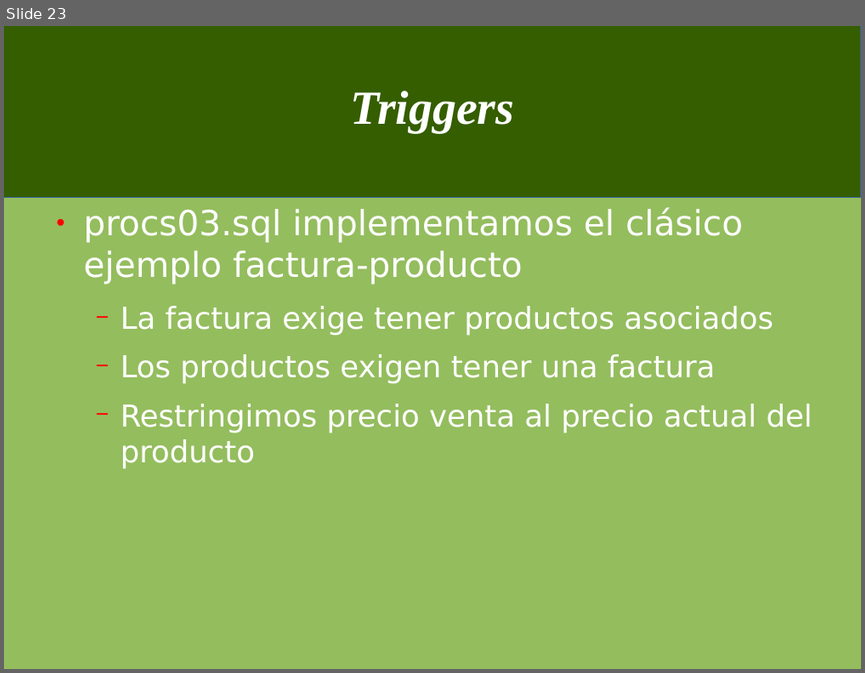
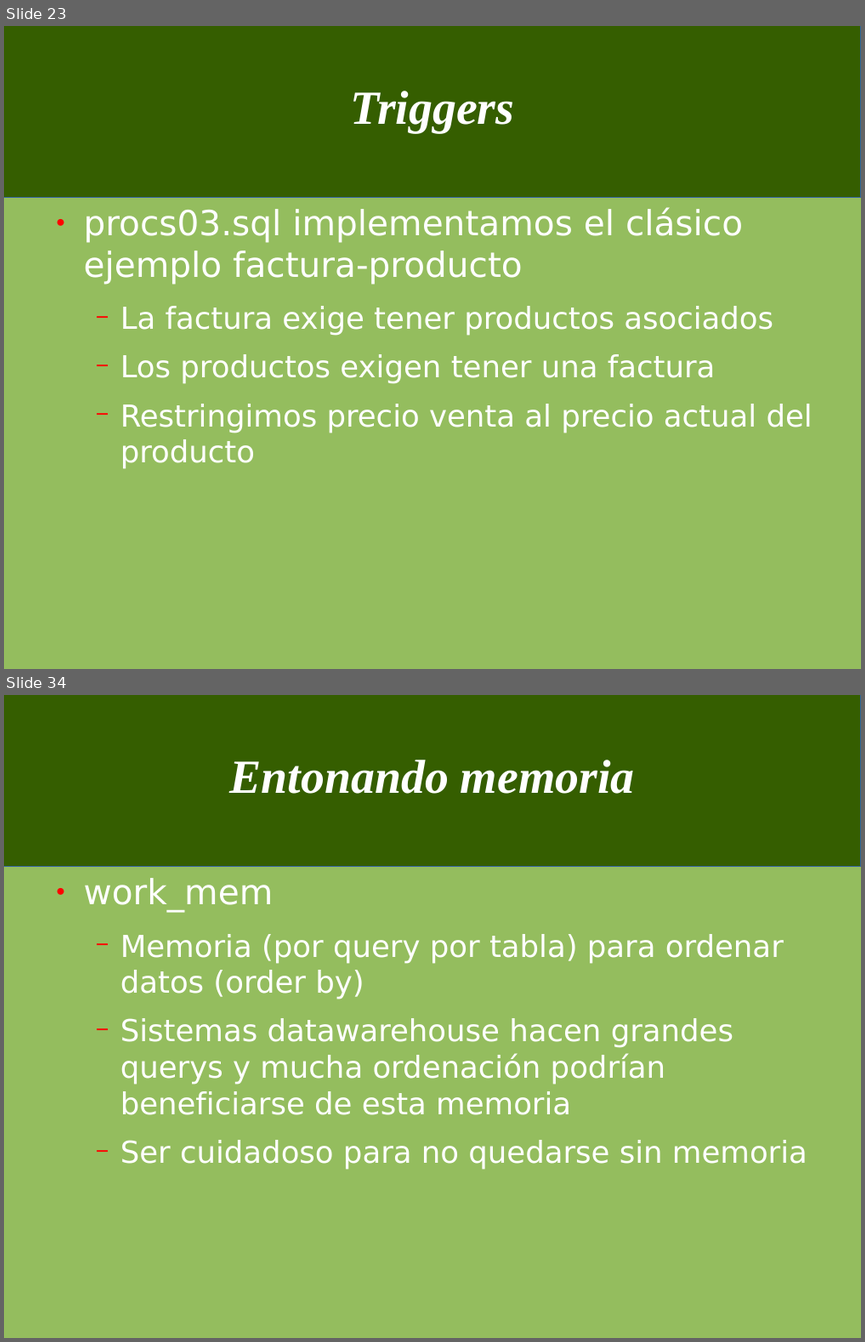
Before and after one commit to jorgeu/curso-postgresql, a slide deck: cursopostgres.odp. Shown one above the other, each under a label of ours: slide 23 before the commit, slides 23 and 34 after it; the slides between them are not shown. The pictures are 865x673 and 865x1342 pixels, drawn with LibreOffice and Linux fonts; fonts in the diff are those of the drawing. Boxes give left, top, right and bottom in pixels: in the first picture for what was removed or moved away, otherwise in the second. Text is boxed around its words. In the diff, an @@ line names an element or a change of style, - is before the commit and + after.

```diff
--- a/cursopostgres.odp
+++ b/cursopostgres.odp
@@ slide 34 added at [4, 695, 861, 1338], background #94BD5E; not listed: 1 template element that a slide beside it also shows @@
@@ title added at [229, 760, 635, 794], 44 pt, text #FFFFFF, bold, italic @@
+Entonando memoria
@@ text added at [84, 878, 807, 1168], 28 pt, text #FFFFFF @@
+● work_mem
+  − Memoria (por query por tabla) para ordenar datos (order by)
+  − Sistemas datawarehouse hacen grandes querys y mucha ordenación podrían beneficiarse de esta memoria
+  − Ser cuidadoso para no quedarse sin memoria
```
Also in this commit, not shown: 1 slide changed, 19 other slides added, 1 other file.
